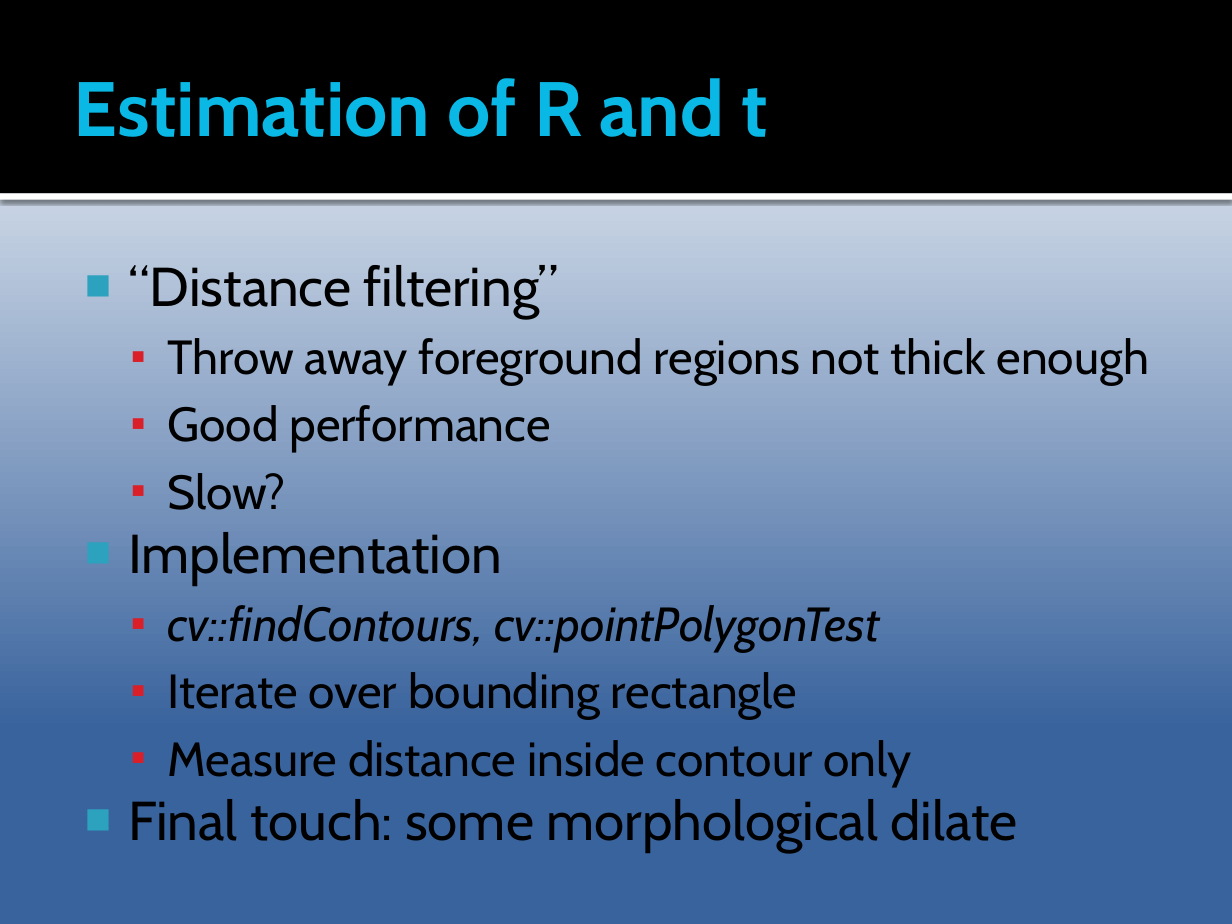
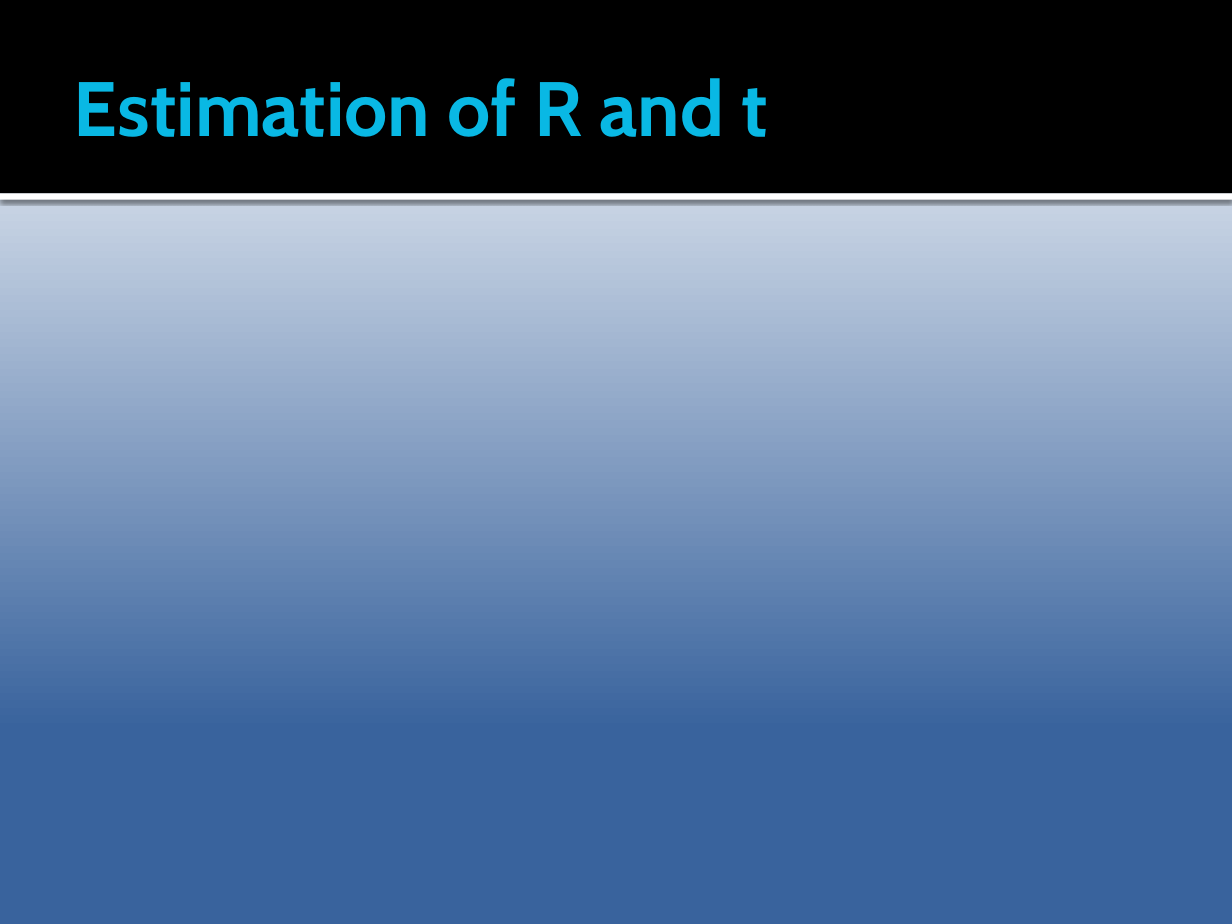
Before and after one commit to Epipolarna/Tracking, a slide deck: slide 8 of 3D Reconstruction/Documentation/TSBB15prez.pptx (slide 9 before the commit). Drawn at 1232x924 pixels with LibreOffice and Linux fonts; fonts in the diff are those of the drawing. Boxes give left, top, right and bottom in pixels: in the first picture for what was removed or moved away, otherwise in the second. Text is boxed around its words. In the diff, an @@ line names an element or a change of style, - is before the commit and + after.

```diff
--- a/3D Reconstruction/Documentation/TSBB15prez.pptx
+++ b/3D Reconstruction/Documentation/TSBB15prez.pptx
@@ text removed at bbox=[128, 265, 1149, 853] @@
-■ “Distance filtering”
-  ▪ Throw away foreground regions not thick enough
-  ▪ Good performance
-  ▪ Slow?
-■ Implementation
-  ▪ cv::findContours, cv::pointPolygonTest
-  ▪ Iterate over bounding rectangle
-  ▪ Measure distance inside contour only
-■ Final touch: some morphological dilate
```
Also in this commit, not shown: 5 other slides changed, 1 slide removed.
